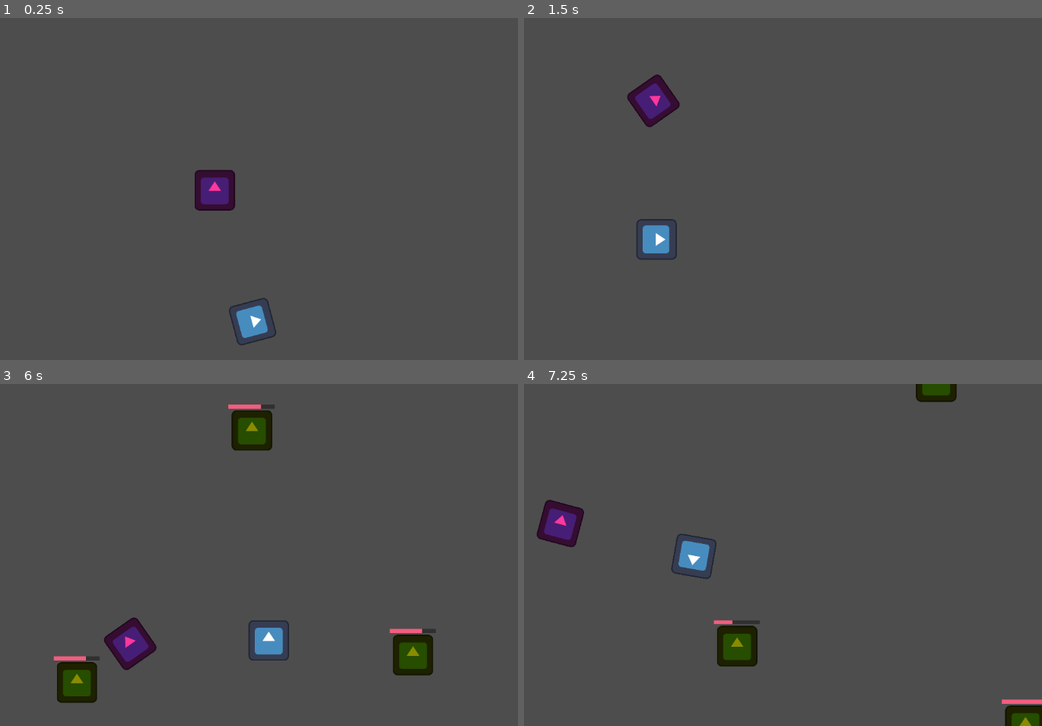
Above: before the commit, frames 1-4 (two rows, left to right).
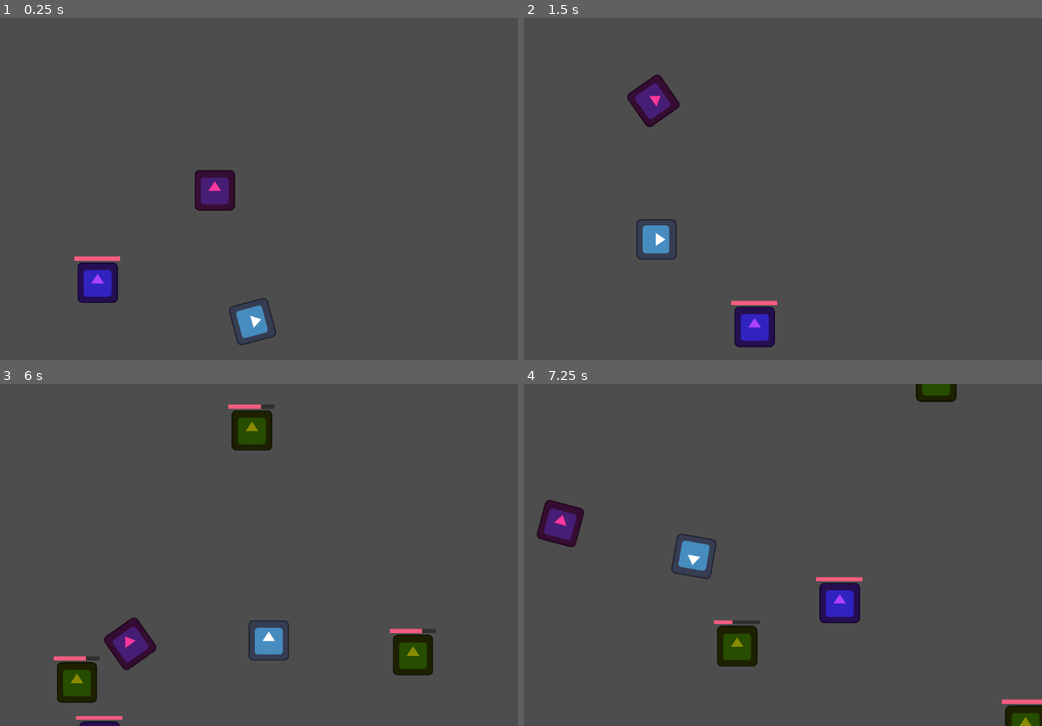
Above: after the commit, the same moments.

Repository: arrowira/cookiejam4
Game: Godot game, scene res://scenes/main.tscn
The game is run twice, just before and just after one commit, with the same random seed, the same clock (stepped at 60 frames per second) and the same inputs. The engine's default icon, where the game draws it, is replaced by a stand-in: a white triangle on a blue panel in a dark square.
Inputs:
- Up to frame 1 (0.25 s): no input
- Up to frame 2 (1.5 s): tap Space (space) at 0.6, 1.35 s
- Up to frame 3 (6 s): tap Space (space) every 0.75 s from 2.1 to 5.85 s
- Up to frame 4 (7.25 s): tap Space (space) at 6.6 s

The runs differ from the first frame. In frame 1, 1.0% of the frame differs, in the area x 14-24%, y 69-84%; in frame 2, 1.0%; in frame 3, 0.2%; in frame 4, 1.0%, in the area x 56-66%, y 56-70%.

Commit message:
riffler movement

Diff:
--- /dev/null
+++ b/cookie-jam-4/riffler.gd
@@ -0,0 +1,60 @@
+extends RigidBody2D
+
+var player = Vector2.RIGHT
+var health = 100
+var towardsPlayer = Vector2.RIGHT
+var inKB = false
+var speed = 5
+
+var dir = Vector2.ZERO
+var behaviour = "d"
+
+func _ready() -> void:
+	$healthBar.value = 100
+
+# Called every frame. 'delta' is the elapsed time since the previous frame.
+func _process(delta: float) -> void:
+
+	player = get_parent().get_parent().get_node("player").anchorPos
+
+
+func _physics_process(delta: float) -> void:
+	rotation = 0
+	towardsPlayer = (player-global_position).normalized()
+	if !inKB and behaviour == "running":
+		print("rn")
+		position+=dir*speed
+
+func death():
+	queue_free()
+
+
+func damage(amt):
+	var kbVector = (300*amt) * (-towardsPlayer).normalized()
+	apply_central_impulse(kbVector)
+	health-=amt
+
+
+	if health <= 0:
+		health = 0
+		death()
+
+	inKB = true
+	$healthBar.value = health
+	$knockback.start()
+
+
+func _on_knockback_timeout() -> void:
+	inKB = false
+
+
+func _on_behaviour_cd_timeout() -> void:
+	dir = Vector2(randf_range(-1,1),randf_range(-1,1)).normalized()
+	if randf()<0.5:
+		behaviour = "running"
+	else:
+		behaviour = "stationary"
+
+
+func _on_shooting_cd_timeout() -> void:
+	pass # Replace with function body.
--- a/cookie-jam-4/scenes/main.tscn
+++ b/cookie-jam-4/scenes/main.tscn
@@ -1,6 +1,7 @@
-[gd_scene load_steps=3 format=3 uid="uid://dneomshoy6v48"]
+[gd_scene load_steps=4 format=3 uid="uid://dneomshoy6v48"]
 
 [ext_resource type="PackedScene" uid="uid://bw3ldb6e8p56j" path="res://scenes/player.tscn" id="1_o5qli"]
+[ext_resource type="PackedScene" uid="uid://c2oyj3tjpfivl" path="res://scenes/riffler.tscn" id="3_jyhfs"]
 [ext_resource type="Script" uid="uid://cnjga6vn8wc5j" path="res://enemy_manager.gd" id="3_sugp2"]
 
 [node name="main" type="Node2D"]
@@ -14,4 +15,7 @@
 [node name="spawnCD" type="Timer" parent="EnemyManager"]
 autostart = true
 
+[node name="riffler" parent="EnemyManager" instance=ExtResource("3_jyhfs")]
+position = Vector2(-368, 307)
+
 [connection signal="timeout" from="EnemyManager/spawnCD" to="EnemyManager" method="_on_spawn_cd_timeout"]
--- /dev/null
+++ b/cookie-jam-4/scenes/riffler.tscn
@@ -0,0 +1,53 @@
+[gd_scene load_steps=6 format=3 uid="uid://c2oyj3tjpfivl"]
+
+[ext_resource type="Script" uid="uid://bp7bsakurvxt5" path="res://riffler.gd" id="1_3l6g6"]
+[ext_resource type="Texture2D" uid="uid://dxemllkettkn5" path="res://icon.svg" id="2_65ant"]
+
+[sub_resource type="RectangleShape2D" id="RectangleShape2D_6upo6"]
+size = Vector2(122, 123)
+
+[sub_resource type="StyleBoxFlat" id="StyleBoxFlat_6upo6"]
+bg_color = Color(0.18717611, 0.18717617, 0.18717602, 1)
+
+[sub_resource type="StyleBoxFlat" id="StyleBoxFlat_t8odd"]
+bg_color = Color(0.9577791, 0.36502913, 0.49762583, 1)
+
+[node name="riffler" type="RigidBody2D"]
+mass = 10.0
+gravity_scale = 0.0
+linear_damp = 7.0
+script = ExtResource("1_3l6g6")
+
+[node name="Icon" type="Sprite2D" parent="."]
+modulate = Color(0.6796625, 0.25313774, 1, 1)
+position = Vector2(-1, -1)
+texture = ExtResource("2_65ant")
+
+[node name="CollisionShape2D" type="CollisionShape2D" parent="."]
+position = Vector2(0, -2.5)
+shape = SubResource("RectangleShape2D_6upo6")
+
+[node name="knockback" type="Timer" parent="."]
+
+[node name="riffler" type="Node" parent="."]
+
+[node name="healthBar" type="ProgressBar" parent="."]
+offset_left = -75.0
+offset_top = -83.0
+offset_right = 71.0
+offset_bottom = -70.0
+theme_override_styles/background = SubResource("StyleBoxFlat_6upo6")
+theme_override_styles/fill = SubResource("StyleBoxFlat_t8odd")
+show_percentage = false
+
+[node name="behaviourCD" type="Timer" parent="."]
+wait_time = 0.9
+autostart = true
+
+[node name="shootingCD" type="Timer" parent="."]
+wait_time = 0.4
+autostart = true
+
+[connection signal="timeout" from="knockback" to="." method="_on_knockback_timeout"]
+[connection signal="timeout" from="behaviourCD" to="." method="_on_behaviour_cd_timeout"]
+[connection signal="timeout" from="shootingCD" to="." method="_on_shooting_cd_timeout"]
Not shown, added: cookie-jam-4/riffler.gd.uid
